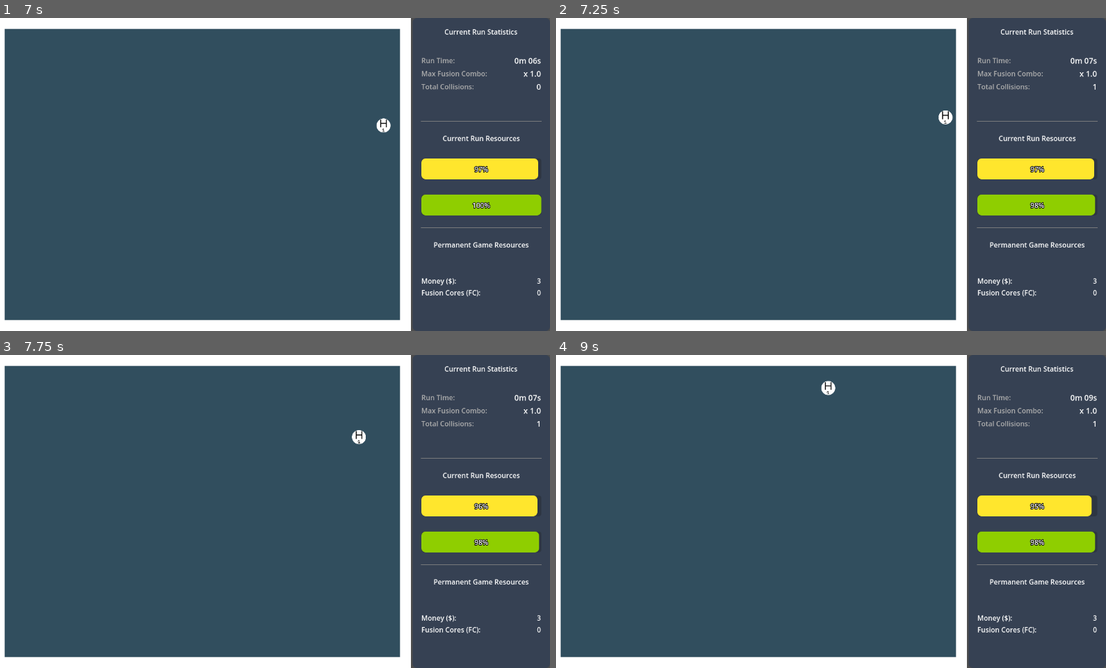
Above: before the commit, frames 1-4 (two rows, left to right).
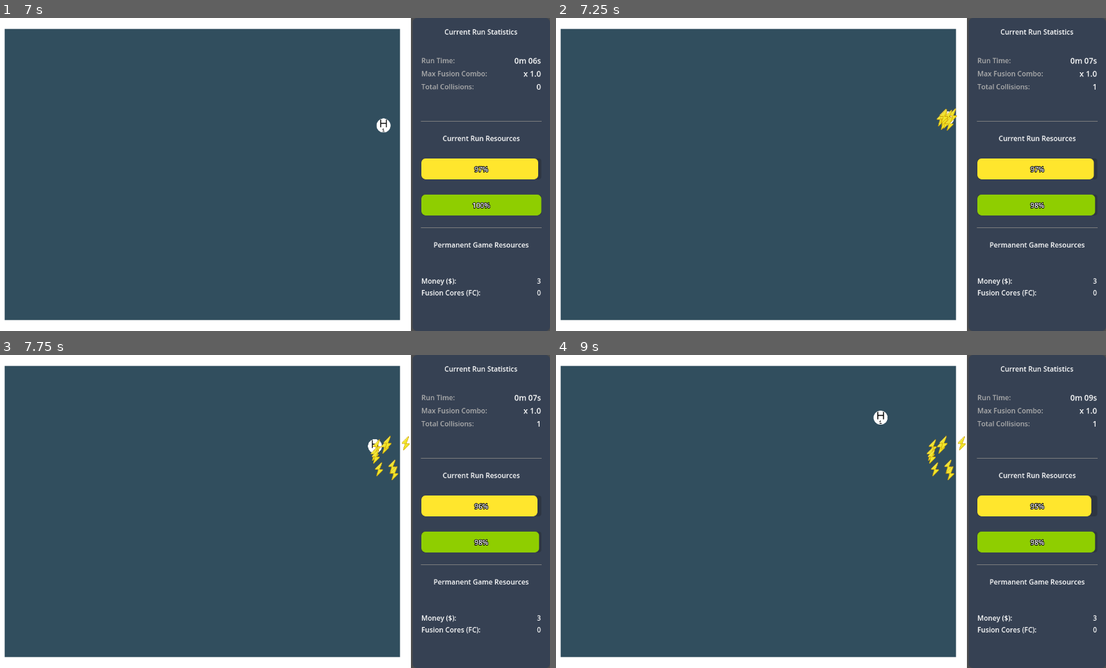
Above: after the commit, the same moments.

Repository: LionelEisenberg/FusionForge
Game: Godot game, scene res://scenes/main/main_game.tscn
Same seed, same stepped clock (60 frames per second), same inputs: the game is played once before the commit and once after it.
Inputs (mouse positions are in pixels of both pictures, inside the frame that each line leads up to):
- Up to frame 1 (7 s): tap Enter at 0.5, 2, 3.5 s; move the mouse to (396, 158) at 0.52 s; tap Space at 1.25, 2.75, 4.25 s; move the mouse to (159, 190) at 1.27 s; move the mouse to (330, 105) at 2.02 s; move the mouse to (242, 237) at 2.77 s; move the mouse to (440, 221) at 3.52 s; move the mouse to (104, 127) at 4.27 s; move the mouse to (297, 174) at 5.02 s; move the mouse to (187, 96) at 5.77 s; move the mouse to (396, 158) at 6.52 s
- Up to frame 2 (7.25 s): no input
- Up to frame 3 (7.75 s): move the mouse to (159, 527) at 7.27 s
- Up to frame 4 (9 s): move the mouse to (886, 442) at 8.02 s; move the mouse to (798, 574) at 8.77 s

Frame 1 is identical in both runs. In frame 2, 0.2% of the frame differs, in the area x 69-98%, y 28-52%; in frame 3, 0.4%; in frame 4, 0.5%, in the area x 48-98%, y 8-52%.

Commit message:
Added Collectible Logic

Diff:
--- /dev/null
+++ b/scenes/collectibles/collectible.tscn
@@ -0,0 +1,19 @@
+[gd_scene load_steps=4 format=3 uid="uid://fofegbbj8eku"]
+
+[ext_resource type="Script" uid="uid://spocypttpnmr" path="res://scripts/collectibles/collectible.gd" id="1_irp14"]
+[ext_resource type="Texture2D" uid="uid://dqiiwuojqgmrx" path="res://assets/sprites/collectibles/EnergyCollectible.png" id="1_lb3xb"]
+
+[sub_resource type="CircleShape2D" id="CircleShape2D_wahkq"]
+resource_local_to_scene = true
+radius = 16.0
+
+[node name="Collectible" type="Area2D"]
+script = ExtResource("1_irp14")
+
+[node name="CollisionShape2D" type="CollisionShape2D" parent="."]
+unique_name_in_owner = true
+shape = SubResource("CircleShape2D_wahkq")
+
+[node name="Sprite2D" type="Sprite2D" parent="."]
+unique_name_in_owner = true
+texture = ExtResource("1_lb3xb")
--- /dev/null
+++ b/scenes/collectibles/collectible_spawner.tscn
@@ -0,0 +1,6 @@
+[gd_scene load_steps=2 format=3 uid="uid://c6dwpos2vcwdt"]
+
+[ext_resource type="Script" uid="uid://dl8gm05pj5igt" path="res://scripts/collectibles/collectible_spawner.gd" id="1_dvf35"]
+
+[node name="CollectibleSpawner" type="Node2D"]
+script = ExtResource("1_dvf35")
--- /dev/null
+++ b/scenes/collectibles/energy_collectible.tscn
@@ -0,0 +1,16 @@
+[gd_scene load_steps=4 format=3 uid="uid://dbea3e025nkh"]
+
+[ext_resource type="PackedScene" uid="uid://fofegbbj8eku" path="res://scenes/collectibles/collectible.tscn" id="1_r05tw"]
+[ext_resource type="Script" uid="uid://208mu00pqha1" path="res://scripts/collectibles/energy_collectible.gd" id="2_88d55"]
+
+[sub_resource type="CircleShape2D" id="CircleShape2D_88d55"]
+resource_local_to_scene = true
+radius = 16.0
+
+[node name="EnergyCollectible" instance=ExtResource("1_r05tw")]
+top_level = true
+script = ExtResource("2_88d55")
+energy_amount = 10
+
+[node name="CollisionShape2D" parent="." index="0"]
+shape = SubResource("CircleShape2D_88d55")
--- /dev/null
+++ b/scenes/collectibles/fusion_core_collectible.tscn
@@ -0,0 +1,12 @@
+[gd_scene load_steps=4 format=3 uid="uid://cx7stwkyc7oxa"]
+
+[ext_resource type="PackedScene" uid="uid://fofegbbj8eku" path="res://scenes/collectibles/collectible.tscn" id="1_raalu"]
+[ext_resource type="Script" uid="uid://dsgjkifgy3utt" path="res://scripts/collectibles/fusion_core_collectible.gd" id="2_rujeu"]
+[ext_resource type="Texture2D" uid="uid://dltsmn4t6gume" path="res://assets/sprites/collectibles/FusionCoreCollectible.png" id="3_4hk0m"]
+
+[node name="FusionCoreCollectible" instance=ExtResource("1_raalu")]
+script = ExtResource("2_rujeu")
+core_amount = 1
+
+[node name="Sprite2D" parent="." index="1"]
+texture = ExtResource("3_4hk0m")
--- a/scenes/elements/base_element.tscn
+++ b/scenes/elements/element.tscn
@@ -11,18 +11,18 @@
 resource_local_to_scene = true
 radius = 33.0
 
-[node name="BaseElement" type="RigidBody2D"]
+[node name="Element" type="RigidBody2D"]
 physics_material_override = SubResource("PhysicsMaterial_qr0u5")
 gravity_scale = 0.0
 lock_rotation = true
 continuous_cd = 2
 contact_monitor = true
 max_contacts_reported = 1
-script = ExtResource("1_ph7fr")
+script = ExtResource("1_ho77b")
 
 [node name="Sprite2D" type="Sprite2D" parent="."]
 unique_name_in_owner = true
-texture = ExtResource("2_tavtf")
+texture = ExtResource("2_8511f")
 
 [node name="CollisionShape2D" type="CollisionShape2D" parent="."]
 unique_name_in_owner = true
--- a/scenes/elements/helium.tscn
+++ b/scenes/elements/helium.tscn
@@ -1,6 +1,6 @@
 [gd_scene load_steps=4 format=3 uid="uid://dvqtbmsggymoa"]
 
-[ext_resource type="PackedScene" uid="uid://ctlkhprkkrb7" path="res://scenes/elements/base_element.tscn" id="1_y8h6p"]
+[ext_resource type="PackedScene" uid="uid://ctlkhprkkrb7" path="res://scenes/elements/element.tscn" id="1_y8h6p"]
 [ext_resource type="Texture2D" uid="uid://bbn06mk5kycm0" path="res://assets/sprites/elements/HeliumElement.png" id="2_ns1me"]
 
 [sub_resource type="CircleShape2D" id="CircleShape2D_ns1me"]
--- a/scenes/elements/hydrogen.tscn
+++ b/scenes/elements/hydrogen.tscn
@@ -1,6 +1,6 @@
 [gd_scene load_steps=3 format=3 uid="uid://dseua4pwacsa8"]
 
-[ext_resource type="PackedScene" uid="uid://ctlkhprkkrb7" path="res://scenes/elements/base_element.tscn" id="1_8snlx"]
+[ext_resource type="PackedScene" uid="uid://ctlkhprkkrb7" path="res://scenes/elements/element.tscn" id="1_8snlx"]
 
 [sub_resource type="CircleShape2D" id="CircleShape2D_e04u1"]
 resource_local_to_scene = true
--- a/scenes/main/main_game.tscn
+++ b/scenes/main/main_game.tscn
@@ -31,6 +31,7 @@
 upgrade_menu_scene = SubResource("PackedScene_2jj13")
 subviewport_path = NodePath("HBoxContainer/RunSceneViewportContainer/SubViewport")
 subviewport_container_path = NodePath("HBoxContainer/RunSceneViewportContainer")
+invincible_mode = true
 
 [node name="SaveTimer" type="Timer" parent="."]
 autostart = true
@@ -44,6 +45,7 @@
 offset_bottom = 720.0
 grow_horizontal = 2
 grow_vertical = 2
+mouse_filter = 2
 
 [node name="RunSceneViewportContainer" type="SubViewportContainer" parent="HBoxContainer"]
 layout_mode = 2
@@ -51,6 +53,7 @@
 
 [node name="SubViewport" type="SubViewport" parent="HBoxContainer/RunSceneViewportContainer"]
 handle_input_locally = false
+physics_object_picking = true
 size = Vector2i(960, 720)
 render_target_update_mode = 4
 
--- a/scenes/reactor/reactor_chamber.tscn
+++ b/scenes/reactor/reactor_chamber.tscn
@@ -1,8 +1,11 @@
-[gd_scene load_steps=4 format=3 uid="uid://bmy6bntcwjxkt"]
+[gd_scene load_steps=7 format=3 uid="uid://bmy6bntcwjxkt"]
 
 [ext_resource type="PackedScene" uid="uid://dwthpwp05p4xb" path="res://scenes/reactor/reactor_walls.tscn" id="1_3ue1t"]
 [ext_resource type="Script" uid="uid://ccywmj5k7ux8g" path="res://scripts/reactor/reactor_chamber.gd" id="1_kmiqu"]
 [ext_resource type="PackedScene" uid="uid://8v3y8jri41os" path="res://scenes/elements/element_spawner.tscn" id="2_7qsl8"]
+[ext_resource type="PackedScene" uid="uid://c6dwpos2vcwdt" path="res://scenes/collectibles/collectible_spawner.tscn" id="4_wrtrq"]
+[ext_resource type="PackedScene" uid="uid://dbea3e025nkh" path="res://scenes/collectibles/energy_collectible.tscn" id="5_hvn3s"]
+[ext_resource type="PackedScene" uid="uid://cx7stwkyc7oxa" path="res://scenes/collectibles/fusion_core_collectible.tscn" id="6_bpm77"]
 
 [node name="ReactorChamber" type="Node2D"]
 script = ExtResource("1_kmiqu")
@@ -11,6 +14,7 @@
 custom_minimum_size = Vector2(960, 720)
 offset_right = 960.0
 offset_bottom = 720.0
+mouse_filter = 2
 color = Color(0.194114, 0.304535, 0.370574, 1)
 
 [node name="ReactorWalls" parent="." groups=["walls"] instance=ExtResource("1_3ue1t")]
@@ -19,3 +23,8 @@
 element_container = NodePath("..")
 reactor_walls = NodePath("../ReactorWalls")
 spawn_padding = 100.0
+
+[node name="CollectibleSpawner" parent="." node_paths=PackedStringArray("collectible_container") instance=ExtResource("4_wrtrq")]
+energy_collectible_scene = ExtResource("5_hvn3s")
+fusion_core_collectible_scene = ExtResource("6_bpm77")
+collectible_container = NodePath("..")
--- a/scenes/run/run.tscn
+++ b/scenes/run/run.tscn
@@ -14,8 +14,9 @@
 custom_minimum_size = Vector2(960, 720)
 layout_mode = 3
 anchors_preset = 0
-offset_right = 40.0
-offset_bottom = 40.0
+offset_right = 960.0
+offset_bottom = 720.0
+mouse_filter = 2
 
 [node name="ComboDisplay" parent="OverlayControl" instance=ExtResource("4_o4jfg")]
 unique_name_in_owner = true
--- a/scenes/ui/combo_display.tscn
+++ b/scenes/ui/combo_display.tscn
@@ -1,7 +1,7 @@
 [gd_scene load_steps=4 format=3 uid="uid://besgip2nmnnmd"]
 
 [ext_resource type="Script" uid="uid://h6vr3ywv015g" path="res://scripts/ui/combo_display.gd" id="1_kvkep"]
-[ext_resource type="Texture2D" uid="uid://c37o3a0vyjiy" path="res://assets/ui_images/combo-progress.png" id="2_kvkep"]
+[ext_resource type="Texture2D" uid="uid://c37o3a0vyjiy" path="res://assets/ui_images/ComboProgress.png" id="2_kvkep"]
 
 [sub_resource type="LabelSettings" id="LabelSettings_kvkep"]
 font_size = 32
@@ -18,6 +18,7 @@
 offset_right = 36.0
 offset_bottom = 67.0
 grow_horizontal = 2
+mouse_filter = 2
 theme_override_constants/margin_top = 35
 script = ExtResource("1_kvkep")
 
--- a/scenes/ui/game_ui.tscn
+++ b/scenes/ui/game_ui.tscn
@@ -27,6 +27,7 @@
 grow_vertical = 2
 size_flags_horizontal = 3
 size_flags_vertical = 3
+mouse_filter = 2
 theme_override_styles/panel = ExtResource("1_bma8u")
 script = ExtResource("2_ru5ln")
 
--- a/scenes/ui/run_results_popup/run_results_popup.tscn
+++ b/scenes/ui/run_results_popup/run_results_popup.tscn
@@ -18,6 +18,7 @@
 anchor_bottom = 0.5
 grow_horizontal = 2
 grow_vertical = 2
+mouse_filter = 2
 theme_override_styles/panel = ExtResource("1_3yhqu")
 script = ExtResource("2_4iyg6")
 
--- /dev/null
+++ b/scripts/collectibles/collectible.gd
@@ -0,0 +1,80 @@
+class_name Collectible
+extends Area2D
+
+#-----------------------------------------------------------------------------
+# Exports
+#-----------------------------------------------------------------------------
+@export var lifespan: float = 4.0
+@export var initial_speed: float = 150.0
+@export var deceleration: float = 300.0
+
+#-----------------------------------------------------------------------------
+# Variables
+#-----------------------------------------------------------------------------
+# Internal velocity for movement calculation
+var _velocity: Vector2 = Vector2.ZERO
+
+#-----------------------------------------------------------------------------
+# Node References
+#-----------------------------------------------------------------------------
+@onready var sprite: Sprite2D = %Sprite2D
+
+#-----------------------------------------------------------------------------
+# Godot Lifecycle Functions
+#-----------------------------------------------------------------------------
+
+func _ready() -> void:
+	# Ensure the sprite node exists
+	if sprite == null:
+		printerr("Collectible: %Sprite node not found!")
+
+	mouse_entered.connect(_on_mouse_entered)
+
+	get_tree().create_timer(lifespan).timeout.connect(_on_lifespan_timeout)
+
+
+func _physics_process(delta: float) -> void:
+	global_position += _velocity * delta
+
+	if _velocity != Vector2.ZERO:
+		_velocity = _velocity.move_toward(Vector2.ZERO, deceleration * delta)
+
+
+#-----------------------------------------------------------------------------
+# Public Setup Method (Called by Spawner)
+#-----------------------------------------------------------------------------
+
+## Initializes the collectible's starting state.
+func setup(direction: Vector2) -> void:
+	_velocity = direction.normalized() * initial_speed
+
+
+#-----------------------------------------------------------------------------
+# Signal Handlers & Pickup Logic
+#-----------------------------------------------------------------------------
+
+## Called when the mouse pointer enters the Area2D's collision shape.
+func _on_mouse_entered() -> void:
+	apply_pickup_effect()
+
+	# TODO: Play generic pickup sound/VFX here?
+
+	queue_free()
+
+
+## Called by the SceneTreeTimer when the lifespan expires.
+func _on_lifespan_timeout() -> void:
+	# TODO: Play fade-out animation/VFX before freeing?
+	queue_free() # Destroy the collectible if not picked up in time
+
+
+#-----------------------------------------------------------------------------
+# Virtual Method (to be overridden by inherited scripts)
+#-----------------------------------------------------------------------------
+
+## This function defines WHAT happens when the collectible is picked up.
+## Inherited scripts (EnergyCollectible, FusionCoreCollectible) MUST override this.
+func apply_pickup_effect() -> void:
+	# Base implementation does nothing or warns.
+	push_warning("apply_pickup_effect() not implemented in inherited script for %s!" % self.name)
+	# Alternatively: pass
--- /dev/null
+++ b/scripts/collectibles/collectible_spawner.gd
@@ -0,0 +1,105 @@
+class_name CollectibleSpawner
+extends Node
+
+#-----------------------------------------------------------------------------
+# Exports
+#-----------------------------------------------------------------------------
+@export var energy_collectible_scene: PackedScene
+@export var fusion_core_collectible_scene: PackedScene
+
+@export var collectible_container: Node = null
+
+## Maximum random offset distance from the original collision point.
+@export var spawn_position_offset: float = 15.0
+
+#-----------------------------------------------------------------------------
+# Tier Definitions
+#-----------------------------------------------------------------------------
+
+const ENERGY_VALUE_TIERS = [250.0, 100.0, 50.0, 10.0, 1.0] # Highest to lowest
+
+#-----------------------------------------------------------------------------
+# Internal Variables
+#-----------------------------------------------------------------------------
+var _rng := RandomNumberGenerator.new()
+
+#-----------------------------------------------------------------------------
+# Godot Lifecycle Functions
+#-----------------------------------------------------------------------------
+func _ready() -> void:
+	_rng.randomize()
+	# Validate exports
+	if collectible_container == null: printerr("CollectibleSpawner: Collectible Container node not assigned!")
+	if energy_collectible_scene == null: printerr("CollectibleSpawner: Energy Collectible Scene not assigned!")
+	if fusion_core_collectible_scene == null: printerr("CollectibleSpawner: Fusion Core Collectible Scene not assigned!")
+
+	if CollisionManager:
+		CollisionManager.spawn_energy_collectible.connect(_on_spawn_energy_value)
+		#CollisionManager.spawn_fusion_core.connect(_on_spawn_fusion_core)
+	else:
+		printerr("CollectibleSpawner: CollisionManager not found!")
+
+
+#-----------------------------------------------------------------------------
+# Signal Handlers
+#-----------------------------------------------------------------------------
+
+## Handles spawning energy collectibles based on total value.
+func _on_spawn_energy_value(spawn_pos: Vector2, total_value: float) -> void:
+	if energy_collectible_scene == null or collectible_container == null: return
+	if total_value <= 0: return # Don't spawn if no energy yielded
+
+	var remaining_value = total_value
+
+	print("Requested to spawn Energy, for an amount of %.02f" % total_value)
+
+	# Greedy algorithm: Spawn highest tier possible first
+	for tier_value in ENERGY_VALUE_TIERS:
+		if remaining_value < tier_value:
+			continue # Move to next smaller tier
+
+		var num_to_spawn = floori(remaining_value / tier_value)
+		for i in range(num_to_spawn):
+			_spawn_single_collectible(energy_collectible_scene, spawn_pos, tier_value)
+
+		remaining_value = fmod(remaining_value, tier_value)
+
+## Handles spawning fusion core collectibles.
+func _on_spawn_fusion_core(spawn_pos: Vector2, count: int) -> void:
+	if fusion_core_collectible_scene == null or collectible_container == null: return
+	if count <= 0: return
+
+	for i in range(count):
+		_spawn_single_collectible(fusion_core_collectible_scene, spawn_pos, 1)
+
+
+#-----------------------------------------------------------------------------
+# Internal Spawning Logic
+#-----------------------------------------------------------------------------
+
+## Instantiates and sets up a single collectible instance.
+func _spawn_single_collectible(scene: PackedScene, base_pos: Vector2, value) -> void:
+	print("spawning energy collectible with value %.02f" % value)
+	var instance = scene.instantiate()
+	if not instance is Collectible:
+		printerr("CollectibleSpawner: Instantiated scene is not a Collectible type!")
+		if instance: instance.queue_free()
+		return
+
+	var collectible = instance as Collectible
+	collectible_container.add_child(collectible)
+
+	# Calculate spawn position with slight random offset
+	var offset = Vector2(_rng.randf_range(-spawn_position_offset, spawn_position_offset),
+						 _rng.randf_range(-spawn_position_offset, spawn_position_offset))
+	collectible.global_position = base_pos + offset
+
+	# Set specific value based on type (requires type checking)
+	if collectible is EnergyCollectible:
+		collectible.energy_amount = value as float
+	elif collectible is FusionCoreCollectible:
+		collectible.core_amount = value as int
+
+	# Calculate random initial direction
+	var direction = Vector2.from_angle(_rng.randf_range(0, TAU))
+	collectible.setup(direction) # Call base setup for movement/lifespan
--- /dev/null
+++ b/scripts/collectibles/energy_collectible.gd
@@ -0,0 +1,10 @@
+class_name EnergyCollectible
+extends Collectible
+
+@export var energy_amount : int = 10
+
+## This function defines WHAT happens when the collectible is picked up.
+func apply_pickup_effect() -> void:
+	print(energy_amount)
+	if GameManager:
+		GameManager.add_energy(energy_amount)
--- /dev/null
+++ b/scripts/collectibles/fusion_core_collectible.gd
@@ -0,0 +1,9 @@
+class_name FusionCoreCollectible
+extends Collectible
+
+@export var core_amount : int = 1
+
+## This function defines WHAT happens when the collectible is picked up.
+func apply_pickup_effect() -> void:
+	if GameManager:
+		GameManager.award_fusion_core(core_amount)
--- a/scripts/elements/element.gd
+++ b/scripts/elements/element.gd
@@ -1,7 +1,3 @@
-# Base script for all elements in the reactor.
-# Attached to BaseElement.tscn (Root: RigidBody2D).
-# Handles physics, collision detection reporting, initialization,
-# and holds common properties. Inherited by specific element scenes.
 class_name Element
 extends RigidBody2D
 
--- a/singletons/CollisionManager/collision_manager.gd
+++ b/singletons/CollisionManager/collision_manager.gd
@@ -11,7 +11,7 @@
 signal fusion_processed(element_a: Element, element_b: Element, result_element_data: Dictionary) # To RunManager
 signal request_element_spawn(element_type: String, position: Vector2, velocity: Vector2) # To ElementSpawner/Reactor
 signal request_element_destroy(element: Element) # To Reactor/RunScene
-#signal spawn_energy_collectible(position: Vector2, value: float) # TODO: Future enhancement
+signal spawn_energy_collectible(position: Vector2, value: float) # To CollectibleSpawner
 
 #-----------------------------------------------------------------------------
 # Exports
@@ -22,7 +22,7 @@
 @export var base_stability_damage: float = 1.0
 
 # Factors modifying yields based on physics state
-@export var momentum_energy_factor: float = 0.005 # Energy yield from collision scales slightly with momentum
+@export var momentum_energy_factor: float = 0.05 # Energy yield from collision scales slightly with momentum
 @export var momentum_stability_factor: float = 0.005 # Stability damage from collision scales slightly with momentum
 
 # Path to the folder containing FusionRecipe .tres files
@@ -75,11 +75,13 @@
 
 	# Calculate energy yield (base + bonus for momentum)
 	var energy = base_wall_collision_energy + (element.get_momentum() * momentum_energy_factor)
-	energy_yielded.emit(energy)
+	spawn_energy_collectible.emit(element.global_position, energy)
 
 	# Calculate stability damage (base + bonus for momentum)
 	var damage = base_stability_damage + (element.get_momentum() * momentum_stability_factor)
 	stability_decreased.emit(damage)
+
+	element.linear_velocity /= 2
 
 	# Notify RunManager
 	wall_collision_processed.emit()
--- a/singletons/GameManager/game_manager.gd
+++ b/singletons/GameManager/game_manager.gd
@@ -134,6 +134,7 @@
 	return max_energy
 
 func add_energy(amount: float) -> void:
+	print(amount)
 	if amount <= 0: return
 	current_energy = clampf(current_energy + amount, 0.0, max_energy)
 	energy_updated.emit(current_energy, max_energy)
Binary file added: assets/sprites/collectibles/EnergyCollectible.png
Not shown, added: assets/sprites/collectibles/EnergyCollectible.png.import
Binary file added: assets/sprites/collectibles/FusionCoreCollectible.png
Not shown, added: assets/sprites/collectibles/FusionCoreCollectible.png.import
Renamed: assets/ui_images/combo-progress.png -> assets/ui_images/ComboProgress.png
Not shown, changed: assets/ui_images/ComboProgress.png.import
Not shown: 1 places in scenes/elements/element.tscn that only renumber resources
Not shown, added: scenes/collectibles/collectible_spawner.tscn193520531793.tmp
